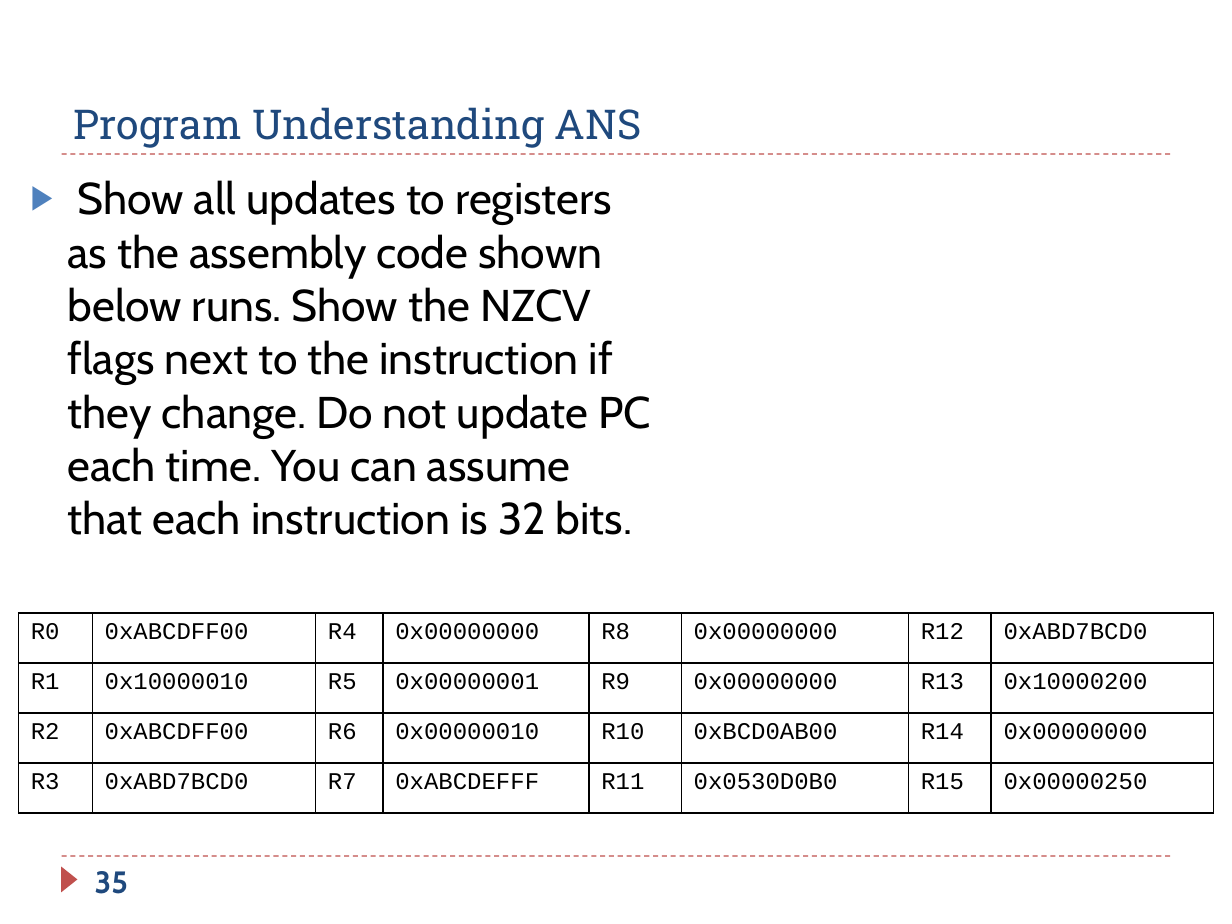
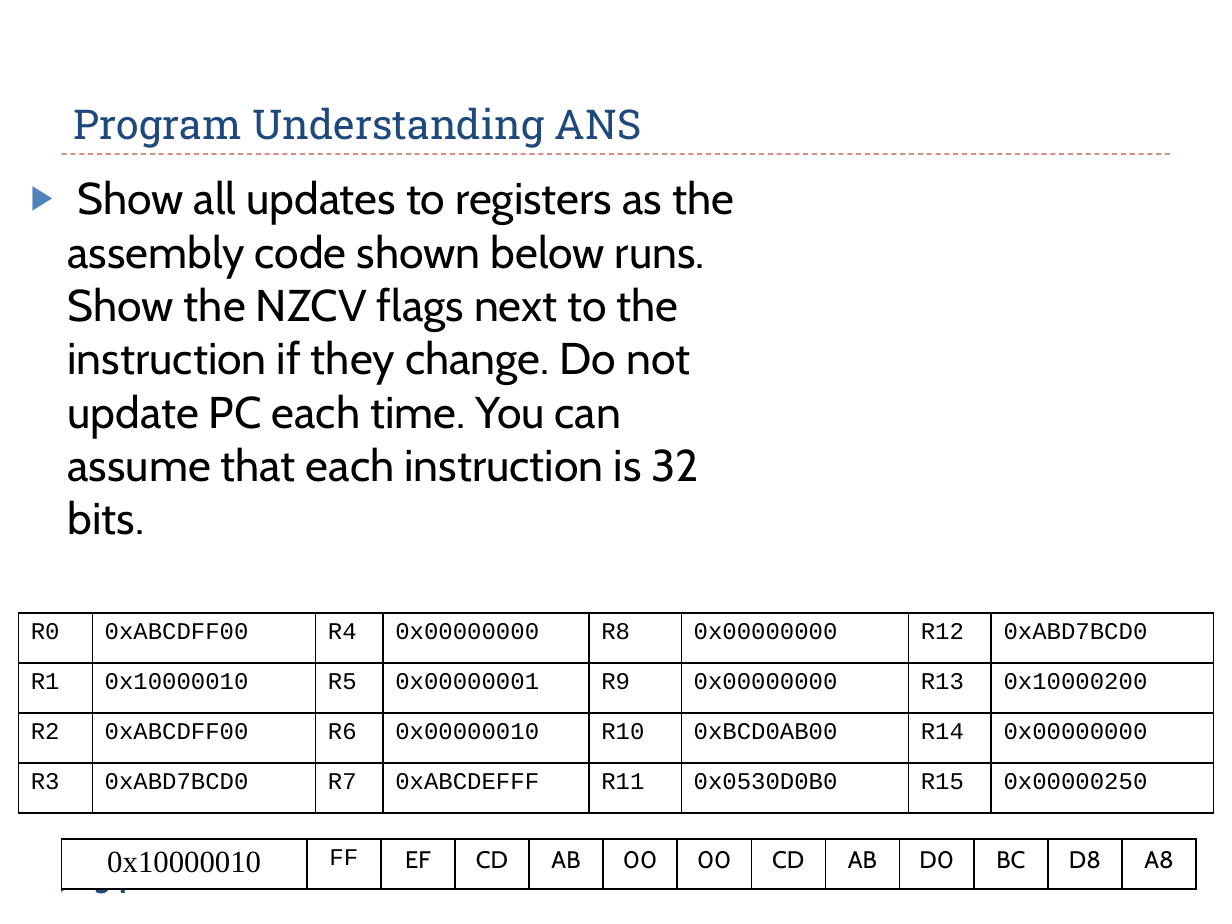
Before and after one commit to guhofstra/CSC111Fa25, a slide deck: slide 34 of PPTs/Ch5_ARM_Load_Store_Exercises_ANS.pptx (slide 35 before the commit). Drawn at 1232x924 pixels with LibreOffice and Linux fonts; fonts in the diff are those of the drawing. Boxes give left, top, right and bottom in pixels: in the first picture for what was removed or moved away, otherwise in the second. Text is boxed around its words. In the diff, an @@ line names an element or a change of style, - is before the commit and + after.

```diff
--- a/PPTs/Ch5_ARM_Load_Store_Exercises_ANS.pptx
+++ b/PPTs/Ch5_ARM_Load_Store_Exercises_ANS.pptx
@@ text "Show all updates to registers ..." rewrapped from [68, 180, 651, 535] to [68, 180, 734, 535] @@
@@ table added at [62, 839, 1195, 890], 1 rows, 13 columns @@
+0x10000010 | FF | EF | CD | AB | 00 | 00 | CD | AB | D0 | BC | D8 | A8
@@ page number at [95, 867, 129, 894]: text changed @@
-35
+34
```
Also in this commit, not shown: 7 other slides changed, 1 slide added, 1 slide removed, 3 other files.
